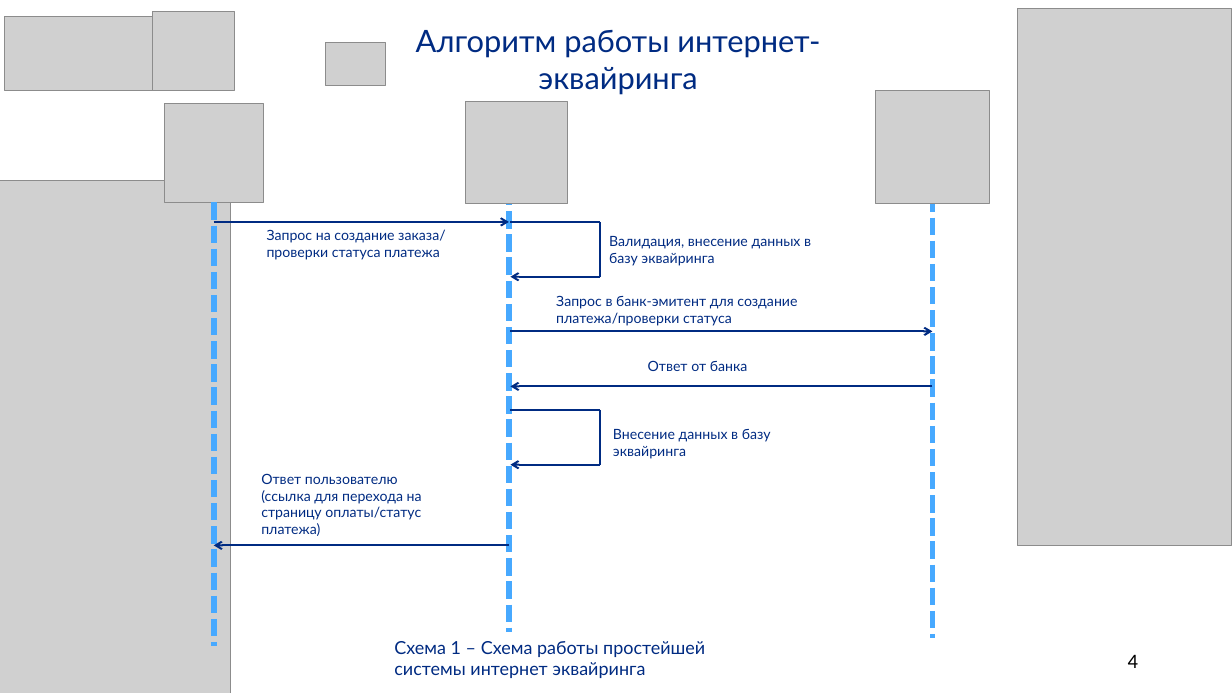
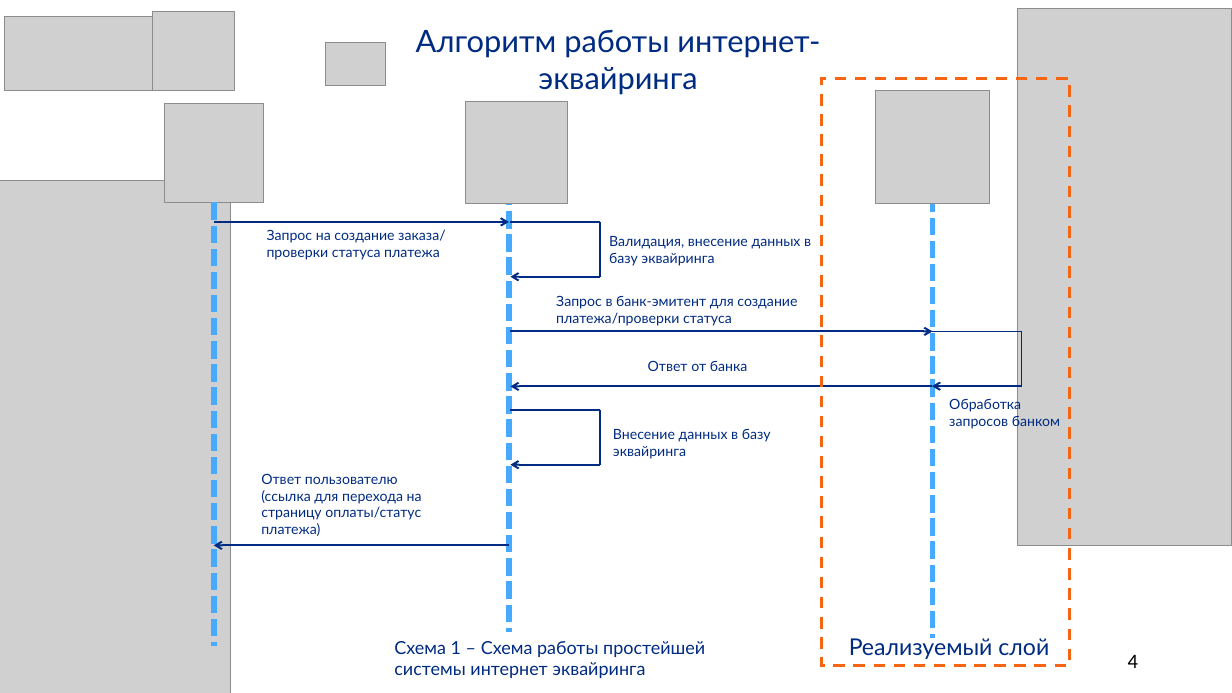
Before and after one commit to SalminaTatyana/DiplomNote, a slide deck: slide 4 of Иванова.pptx. Drawn at 1232x693 pixels with LibreOffice and Linux fonts; fonts in the diff are those of the drawing; grey boxes stand for pictures. Boxes give left, top, right and bottom in pixels: in the first picture for what was removed or moved away, otherwise in the second. Text is boxed around its words. In the diff, an @@ line names an element or a change of style, - is before the commit and + after.

```diff
--- a/Иванова.pptx
+++ b/Иванова.pptx
@@ rectangle added at [822,79,1069,666], outline #F86512 2.25 pt dashed @@
@@ line added from (933, 332) to (1022, 332), #002B82 1 pt @@
@@ line added from (1022, 332) to (1022, 386), #002B82 1 pt @@
@@ arrow added from (1022, 386) to (933, 386), #002B82 1.5 pt @@
@@ text added at [949,397,1060,430], 11 pt, text #002B82 @@
+Обработка запросов банком
@@ text added at [849,634,1049,659], 18 pt, text #002B82 @@
+Реализуемый слой
```
Also in this commit, not shown: 10 other slides changed.
